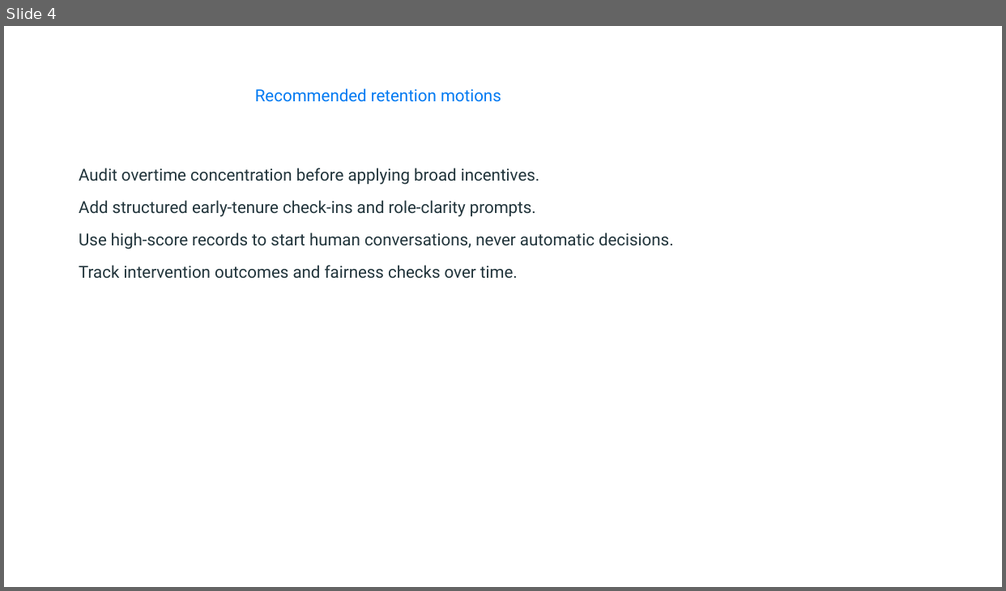
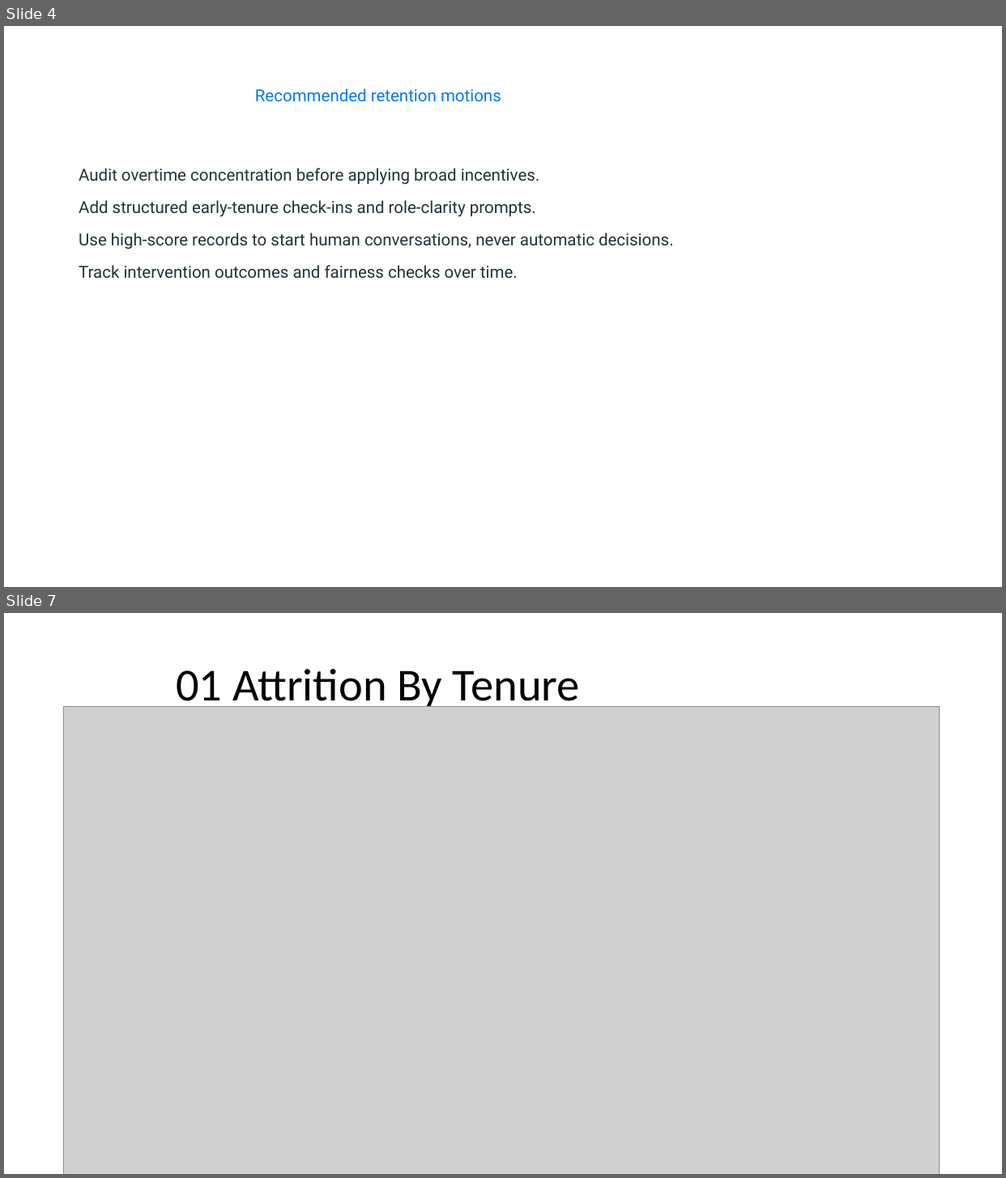
Before and after one commit to shivamsharma-builds/Data-Analytics-Internship, a slide deck: project_submission/reports/IBM_HR_Attrition_Executive_Summary.pptx. Shown one above the other, each under a label of ours: slide 4 before the commit, slides 4 and 7 after it; the slides between them are not shown. The pictures are 1006x591 and 1006x1178 pixels, drawn with LibreOffice and Linux fonts; fonts in the diff are those of the drawing; grey boxes stand for pictures. Boxes give left, top, right and bottom in pixels: in the first picture for what was removed or moved away, otherwise in the second. Text is boxed around its words. In the diff, an @@ line names an element or a change of style, - is before the commit and + after.

```diff
--- a/project_submission/reports/IBM_HR_Attrition_Executive_Summary.pptx
+++ b/project_submission/reports/IBM_HR_Attrition_Executive_Summary.pptx
@@ slide 7 added at [4,613,1002,1174], background #FFFFFF @@
@@ title added at [176,669,580,711], 44 pt, text #000000 @@
+01 Attrition By Tenure
@@ picture added at [64,707,940,1174] @@
```
Also in this commit, not shown: 6 other slides added, 4 other files.
